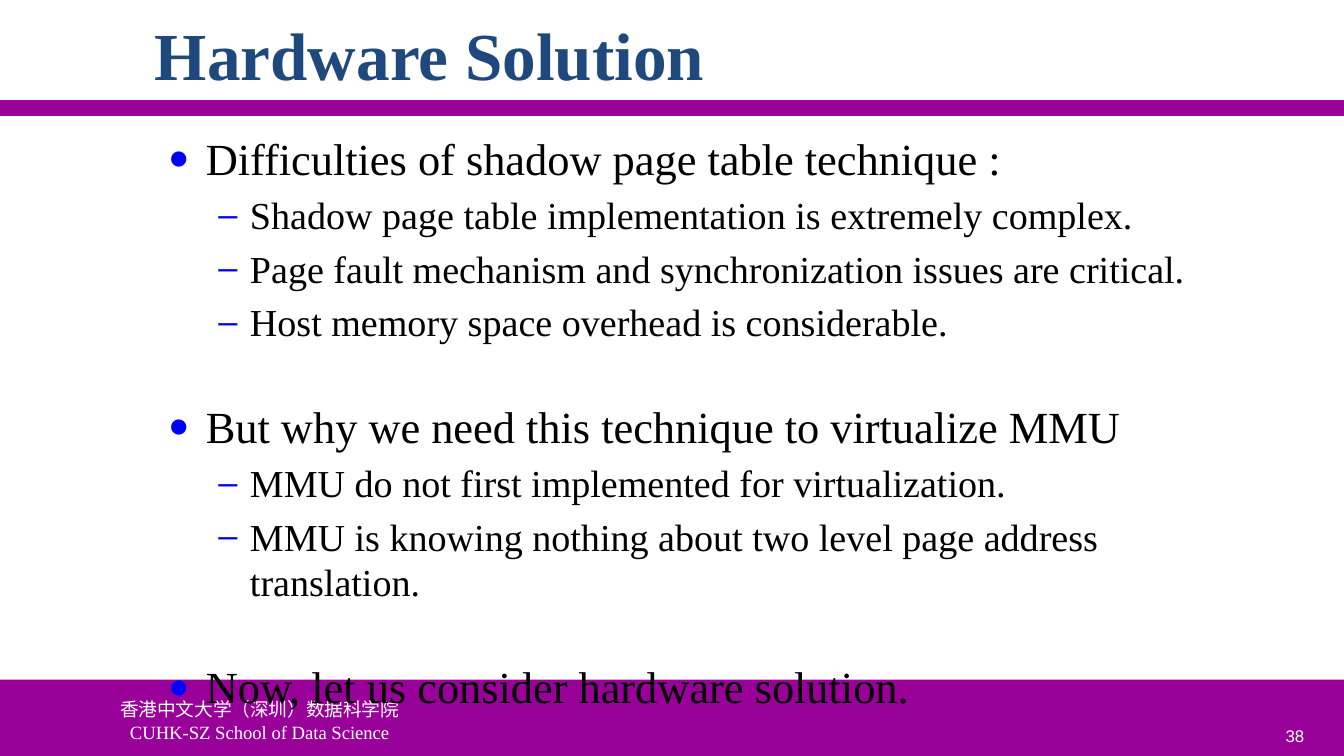
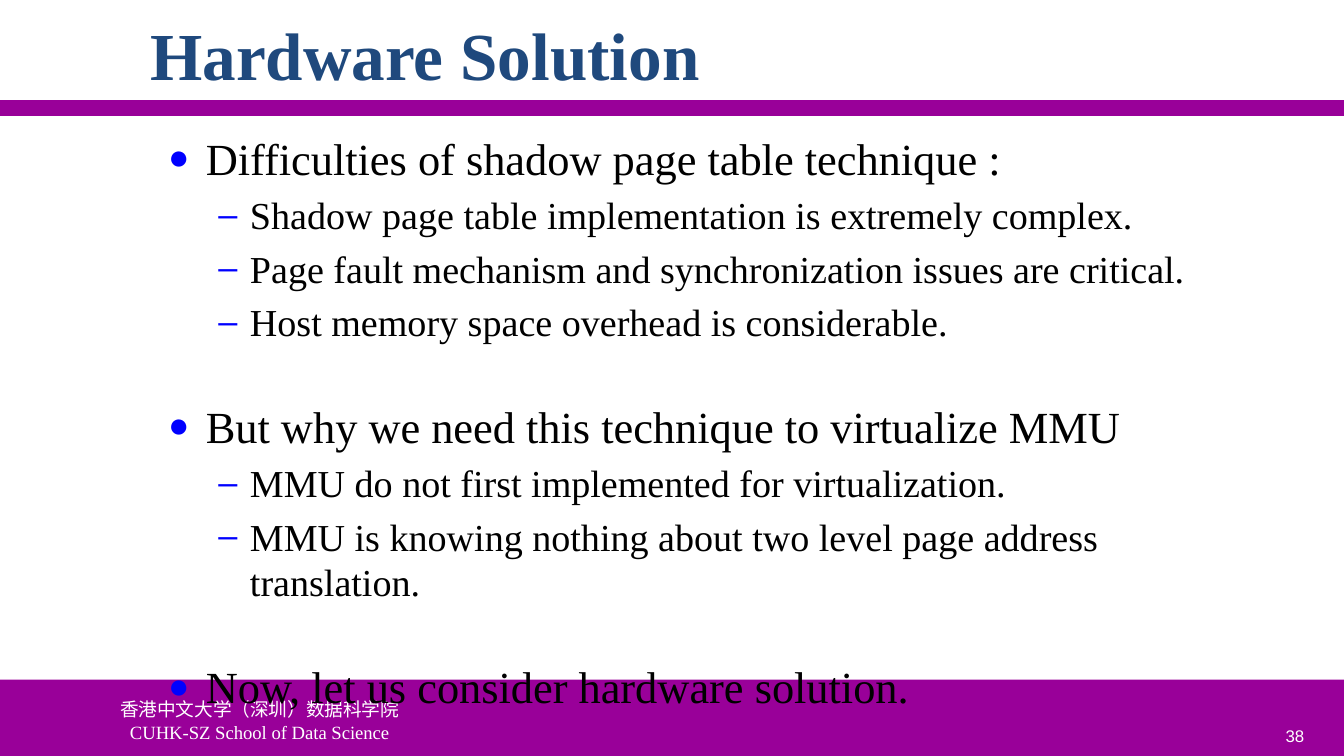
Before and after one commit to ychung1103/ychung1103.github.io, a slide deck: slide 38 of Slides/CSC6103/VT-04 Memory Virtualization.pptx. Drawn at 1344x756 pixels with LibreOffice and Linux fonts; fonts in the diff are those of the drawing; background and template pictures are left out. Boxes give left, top, right and bottom in pixels: in the first picture for what was removed or moved away, otherwise in the second. Text is boxed around its words. In the diff, an @@ line names an element or a change of style, - is before the commit and + after.

```diff
--- a/Slides/CSC6103/VT-04 Memory Virtualization.pptx
+++ b/Slides/CSC6103/VT-04 Memory Virtualization.pptx
@@ title "Hardware Solution": place and size @@
-title "Hardware Solution" at [155,33,704,81]
+title "Hardware Solution" at [150,33,700,81]
```
Also in this commit, not shown: 9 other slides changed, 1 other file.
